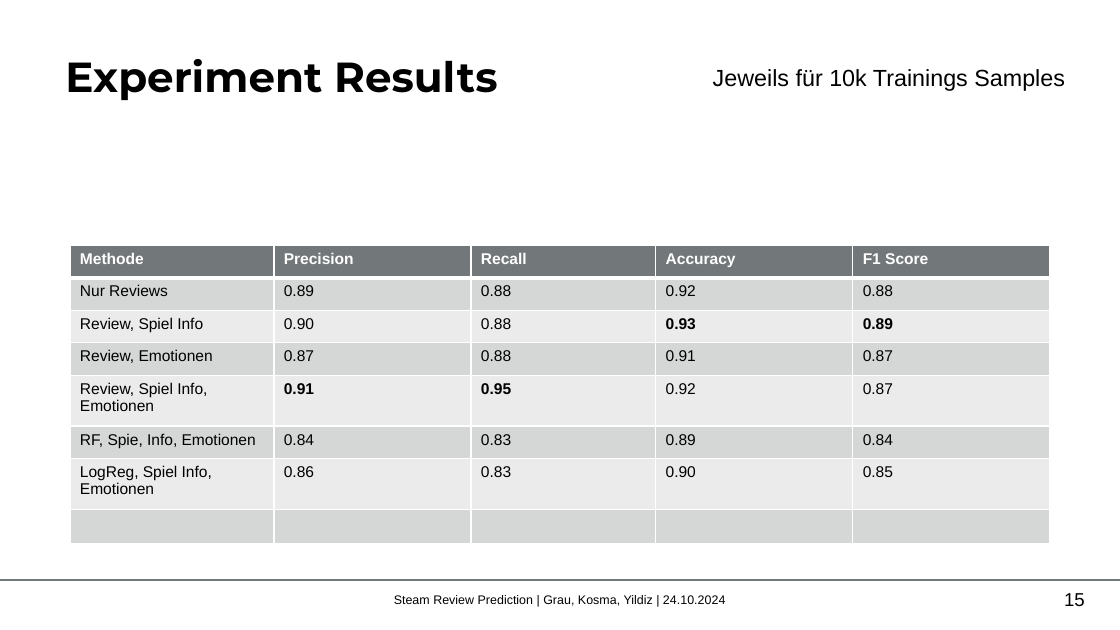
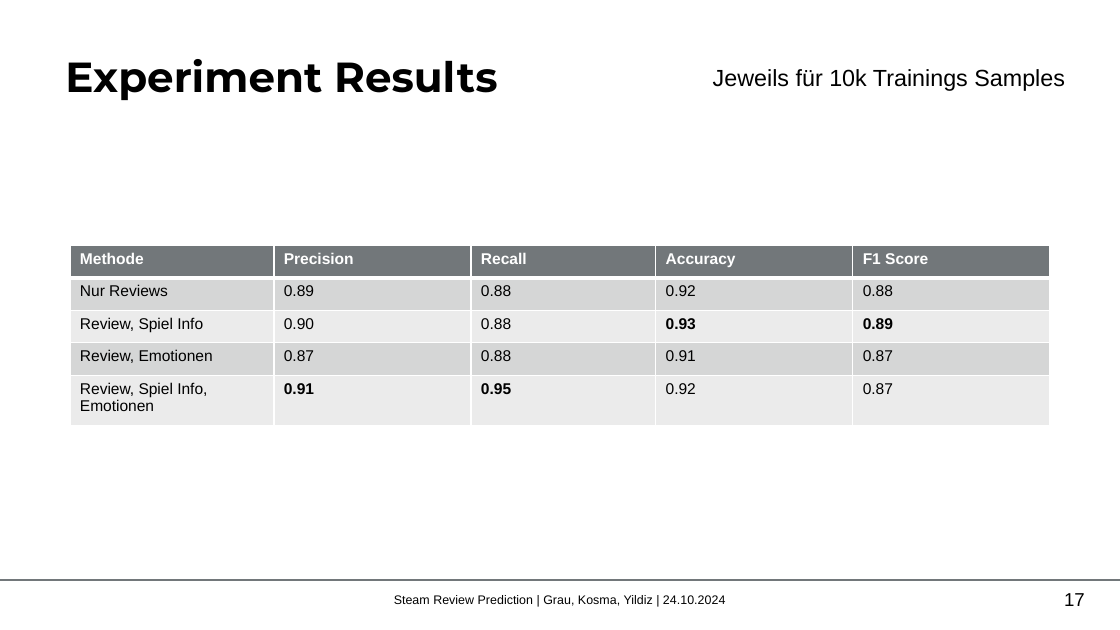
Before and after one commit to mikoyldz/steamrep, a slide deck: slide 17 of Steam Review Predictions.pptx (slide 15 before the commit). Drawn at 1120x630 pixels with LibreOffice and Linux fonts; fonts in the diff are those of the drawing; background and template pictures are left out. Boxes give left, top, right and bottom in pixels: in the first picture for what was removed or moved away, otherwise in the second. Text is boxed around its words. In the diff, an @@ line names an element or a change of style, - is before the commit and + after.

```diff
--- a/Steam Review Predictions.pptx
+++ b/Steam Review Predictions.pptx
@@ table at bbox=[69, 245, 1049, 426] @@
-row 6: RF, Spie, Info, Emotionen | 0.84 | 0.83 | 0.89 | 0.84
-row 7: LogReg, Spiel Info, Emotionen | 0.86 | 0.83 | 0.90 | 0.85
-row 8:  |  |  |  | 
@@ page number at bbox=[1064, 593, 1085, 606]: text changed @@
-15
+17
```
Also in this commit, not shown: 2 slides added, 1 other file.
